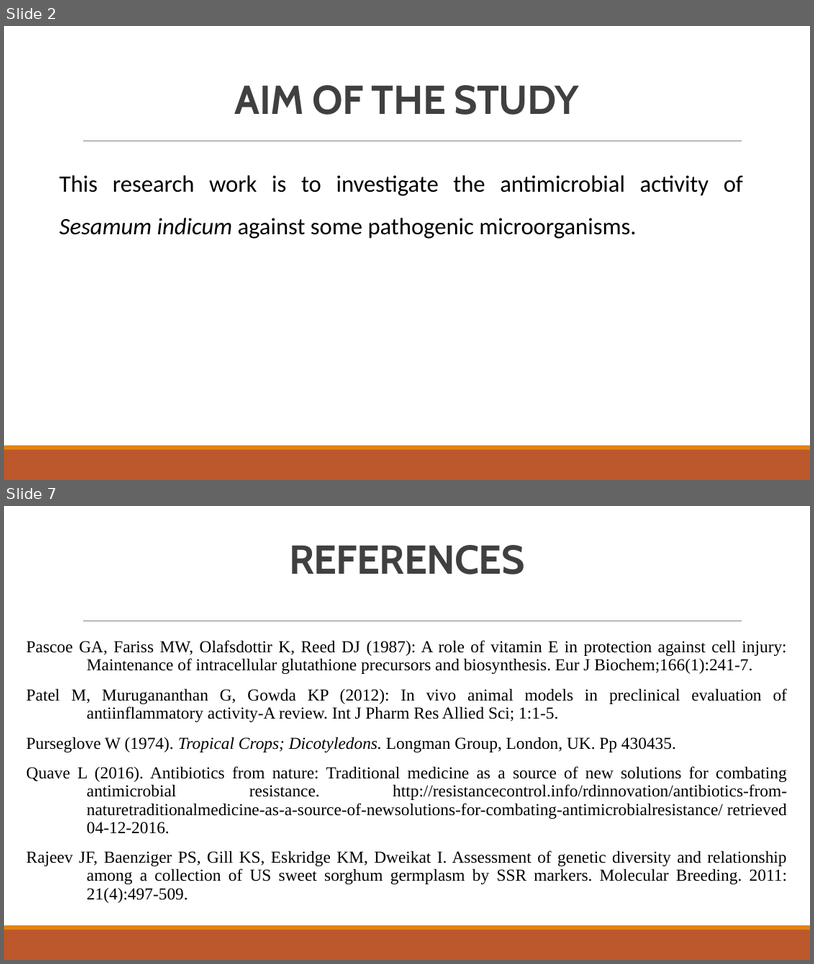
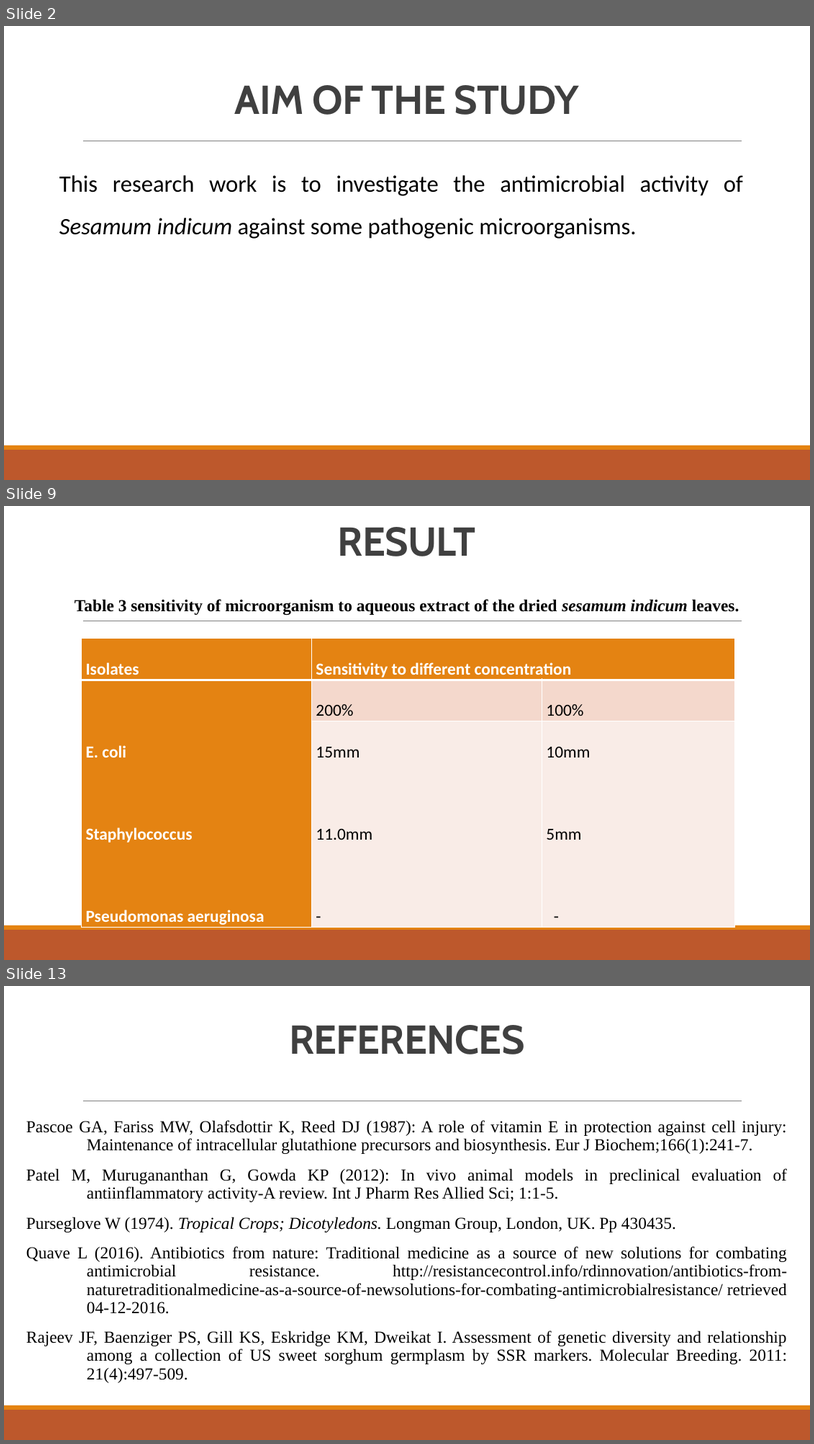
Before and after one commit to Akamshu/documents, a slide deck: PROJECT 2023/BST/SESAMUM/POWERPOINT.pptx. Shown one above the other, each under a label of ours: slides 2 and 7 before the commit, slides 2, 9 and 13 after it; the slides between them are not shown. The pictures are 814x964 and 814x1444 pixels, drawn with LibreOffice and Linux fonts; fonts in the diff are those of the drawing. Boxes give left, top, right and bottom in pixels: in the first picture for what was removed or moved away, otherwise in the second. Text is boxed around its words. In the diff, an @@ line names an element or a change of style, - is before the commit and + after.

```diff
--- a/PROJECT 2023/BST/SESAMUM/POWERPOINT.pptx
+++ b/PROJECT 2023/BST/SESAMUM/POWERPOINT.pptx
@@ slide 9 added at (4,506,810,960), background #FFFFFF; not listed: 3 template elements that a slide beside it also shows @@
@@ title added at (338,527,476,556), 48 pt, text #404040, bold @@
+RESULT
@@ text added at (75,599,739,615), 20 pt, text #000000, bold @@
+Table 3 sensitivity of microorganism to aqueous extract of the dried sesamum indicum leaves.
@@ table added at (82,638,736,927), 3 rows, 3 columns @@
+Isolates | Sensitivity to different concentration | 
+E. coli / Staphylococcus / Pseudomonas aeruginosa | 200% | 100%
+ | 15mm / 11.0mm / - | 10mm / 5mm / -
@@ what was slide 7 is now slide 13 @@
```
Also in this commit, not shown: 4 slides changed, 6 other slides added, 1 slide removed, 11 other files.
